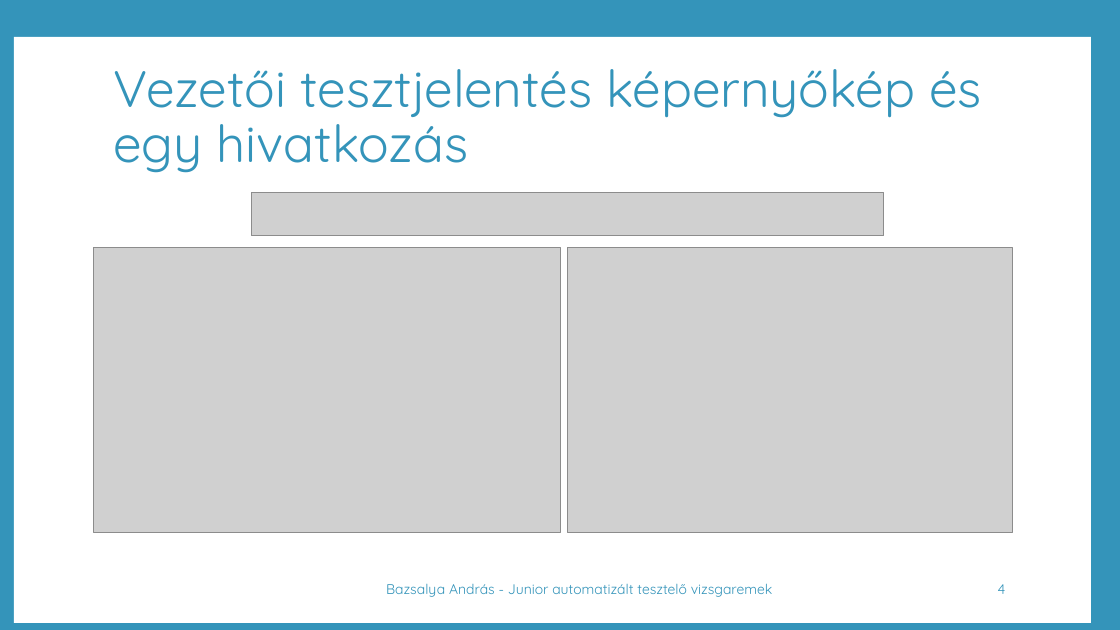
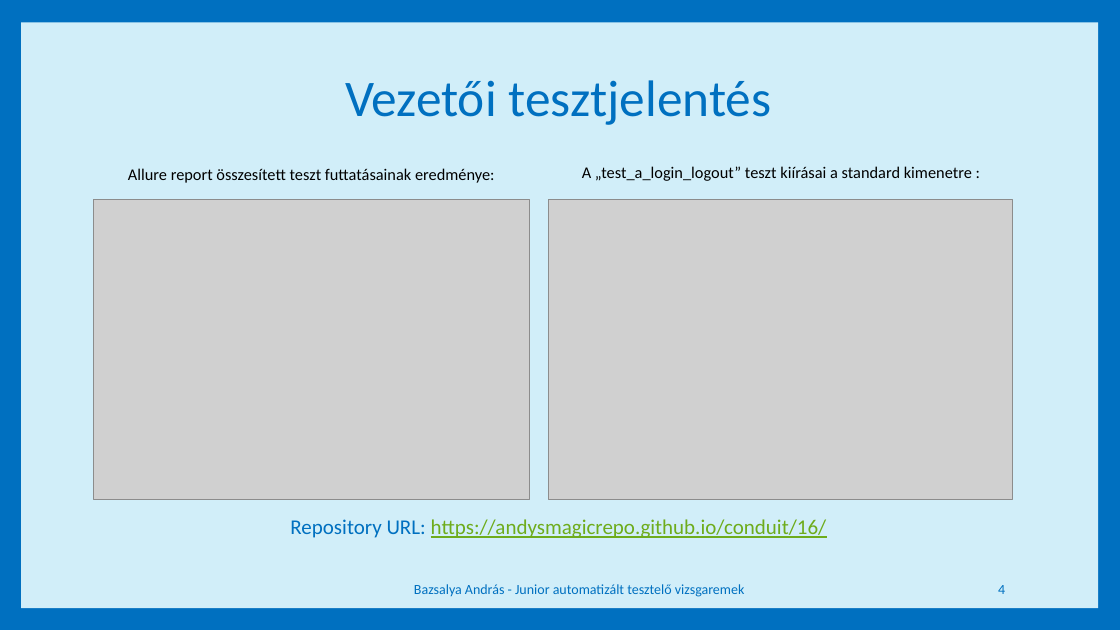
Before and after one commit to andysmagicrepo/conduit, a slide deck: slide 4 of testcases/Bazsalya Andras 202108 Junior automatizált tesztelő szakirány – vizsgaremek védés.pptx. Drawn at 1120x630 pixels with LibreOffice and Linux fonts; fonts in the diff are those of the drawing; grey boxes stand for pictures; background and template pictures are left out. Boxes give left, top, right and bottom in pixels: in the first picture for what was removed or moved away, otherwise in the second. Text is boxed around its words. In the diff, an @@ line names an element or a change of style, - is before the commit and + after.

```diff
--- a/testcases/Bazsalya Andras 202108 Junior automatizált tesztelő szakirány – vizsgaremek védés.pptx
+++ b/testcases/Bazsalya Andras 202108 Junior automatizált tesztelő szakirány – vizsgaremek védés.pptx
@@ background #3494BA to #0070C0 @@
@@ rectangle: place and size @@
-rectangle at [14,37,1091,623]
+rectangle at [21,23,1098,608]
@@ rectangle at [21,23,1098,608]: fill #FFFFFF to #D1EEF9 @@
@@ title at [345,80,771,125]: text changed; font Quicksand to Calibri; text colour #3494BA to #0070C0 @@
-Vezetői tesztjelentés képernyőkép és egy hivatkozás
+Vezetői tesztjelentés
@@ text added at [128,168,495,183], 14 pt, text #000000 @@
+Allure report összesített teszt futtatásainak eredménye:
@@ text added at [582,166,972,181], 14 pt, text #000000 @@
+A „test_a_login_logout” teszt kiírásai a standard kimenetre :
@@ picture: place and size @@
-picture at [93,248,560,533]
+picture at [93,199,530,500]
@@ picture removed at [251,192,884,236] @@
@@ picture: place and size @@
-picture at [568,248,1012,533]
+picture at [549,199,1012,500]
@@ text added at [290,519,827,538], 18 pt, text #6EAC1C, underline @@
+Repository URL: https://andysmagicrepo.github.io/conduit/16/
@@ text "Bazsalya András - Junior automatizált ..." at [414,584,744,597]: font Quicksand to Calibri, text colour #3494BA to #0070C0 @@
@@ page number at [998,585,1005,594]: font Quicksand to Calibri, text colour #3494BA to #0070C0 @@
```
Also in this commit, not shown: 4 other slides changed.
